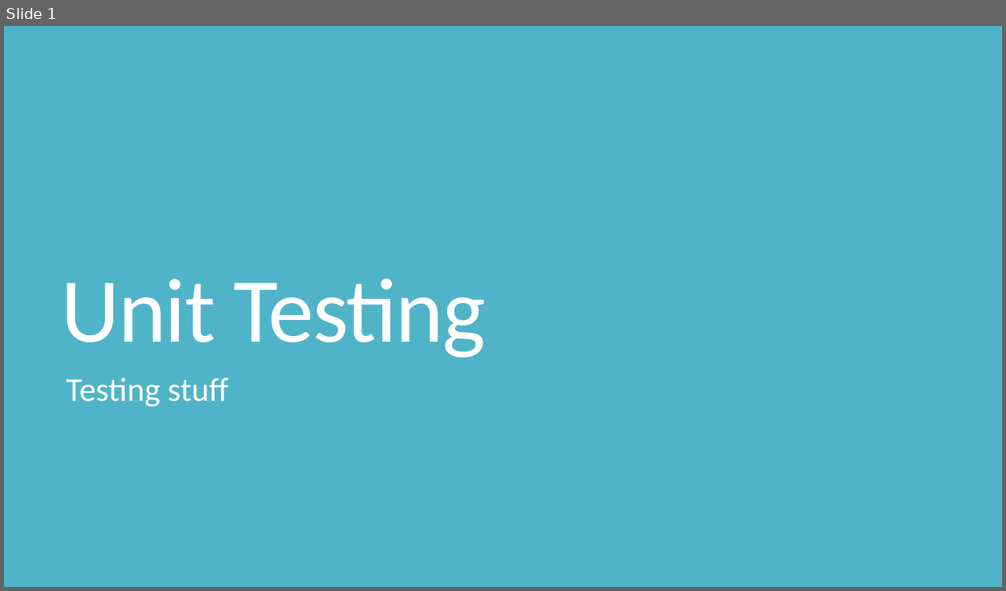
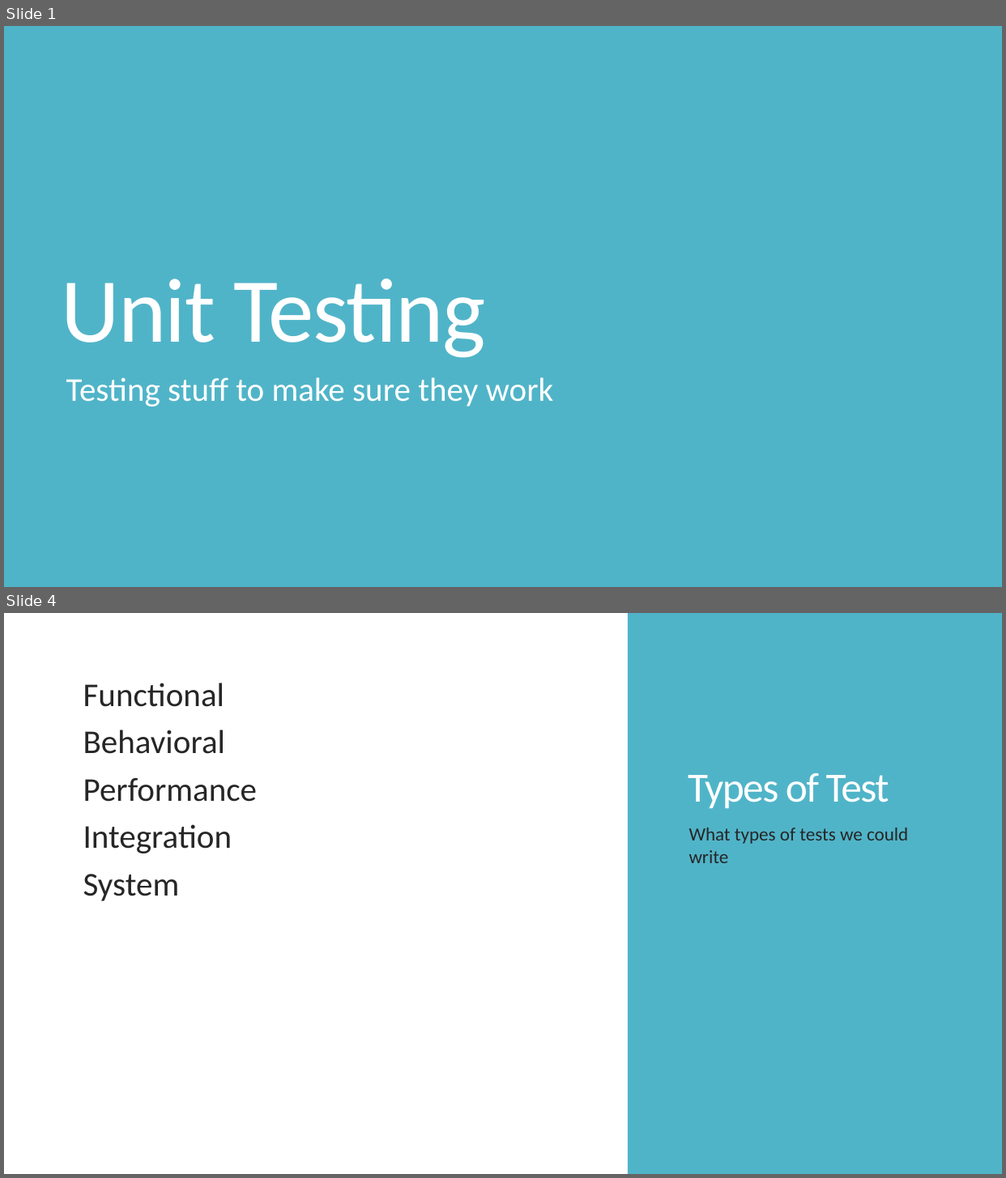
Before and after one commit to shabbir-hussain/ecse321tutorials, a slide deck: 04-UnitTesting.pptx. Shown one above the other, each under a label of ours: slide 1 before the commit, slides 1 and 4 after it; the slides between them are not shown. The pictures are 1006x591 and 1006x1178 pixels, drawn with LibreOffice and Linux fonts; fonts in the diff are those of the drawing. Boxes give left, top, right and bottom in pixels: in the first picture for what was removed or moved away, otherwise in the second. Text is boxed around its words. In the diff, an @@ line names an element or a change of style, - is before the commit and + after.

```diff
--- a/04-UnitTesting.pptx
+++ b/04-UnitTesting.pptx
@@ slide 4 added at (x1=4, y1=613, x2=1002, y2=1174), background #FFFFFF @@
@@ rectangle added at (x1=628, y1=613, x2=1002, y2=1174), fill #50B4C8 @@
@@ text added at (x1=83, y1=683, x2=258, y2=901), 32 pt, text #262626 @@
+  Functional
+  Behavioral
+  Performance
+  Integration
+  System
@@ title added at (x1=688, y1=773, x2=889, y2=809), 40 pt, text #FFFFFF @@
+Types of Test
@@ text added at (x1=689, y1=828, x2=908, y2=863), 18 pt, text #262626 @@
+What types of tests we could write
@@ slide 1 changed as well @@
@@ subtitle at (x1=66, y1=378, x2=554, y2=407): text changed @@
-Testing stuff
+Testing stuff to make sure they work
```
Also in this commit, not shown: 1 other slide changed, 18 other slides added, 12 slides removed, 11 other files.
